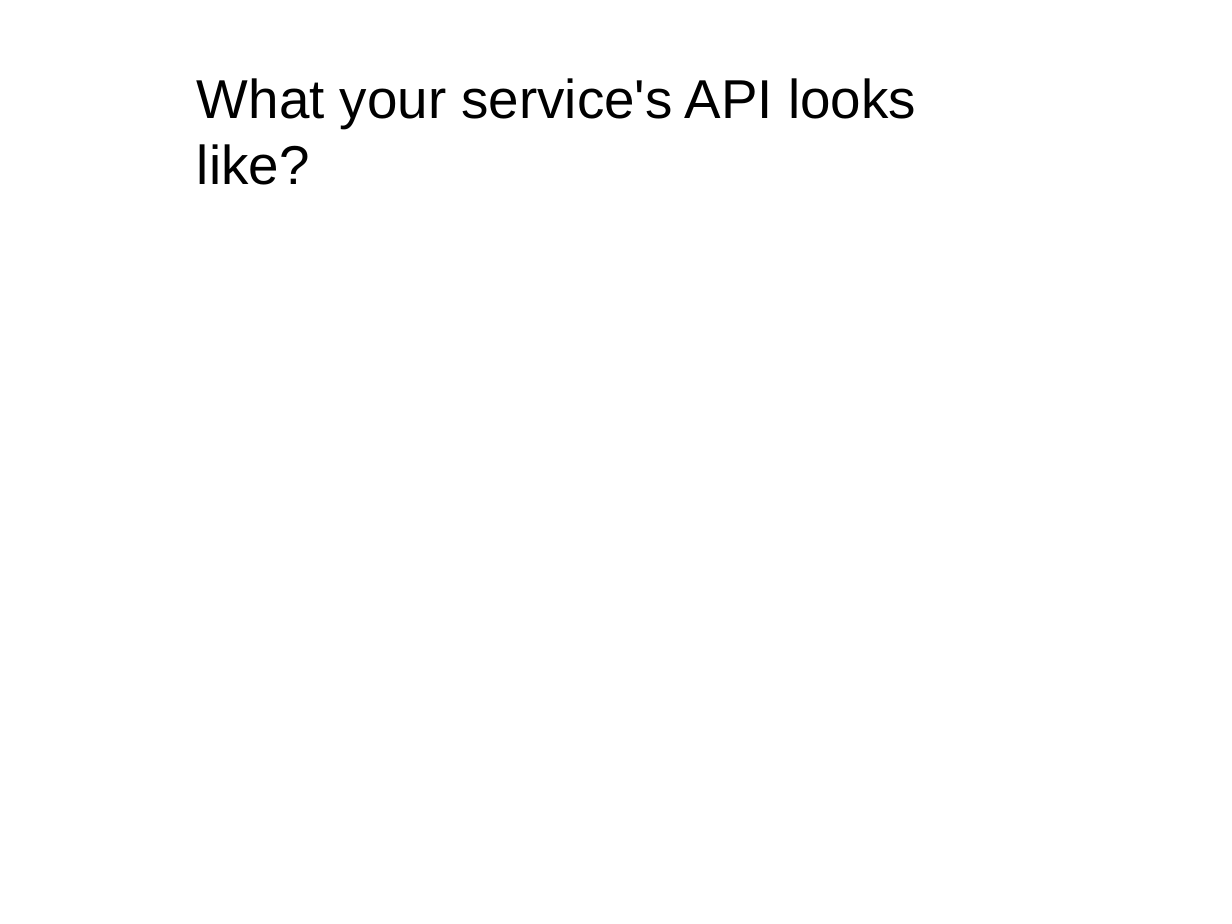
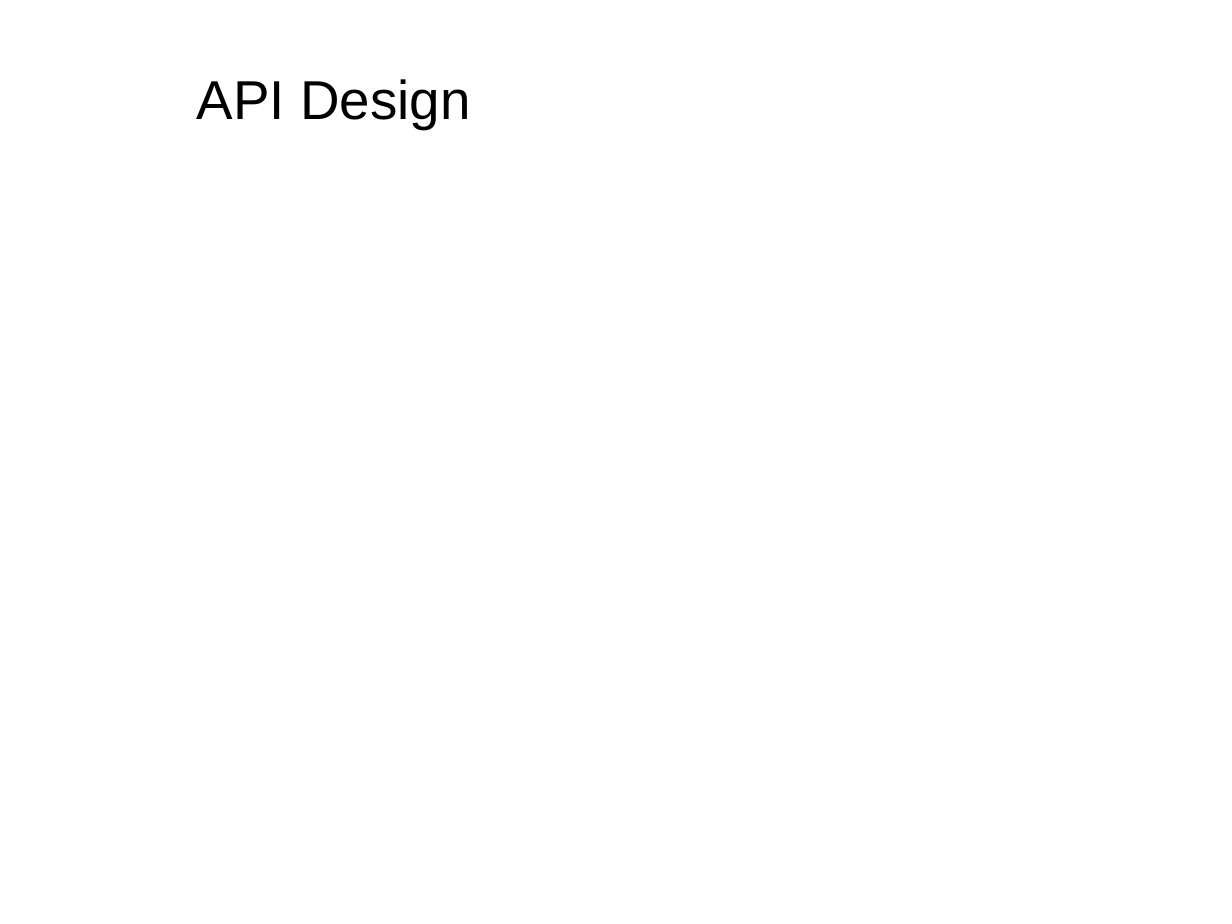
Before and after one commit to NWEN304Group/GroupProject, a slide deck: slide 4 of Group Presentation.ppt. Drawn at 1232x924 pixels with LibreOffice and Linux fonts; fonts in the diff are those of the drawing. Boxes give left, top, right and bottom in pixels: in the first picture for what was removed or moved away, otherwise in the second. Text is boxed around its words. In the diff, an @@ line names an element or a change of style, - is before the commit and + after.

```diff
--- a/Group Presentation.ppt
+++ b/Group Presentation.ppt
@@ text at (x1=197, y1=79, x2=470, y2=128): text changed @@
-What your service's API looks like?
+API Design
```
Also in this commit, not shown: 8 other slides changed, 1 other file.
